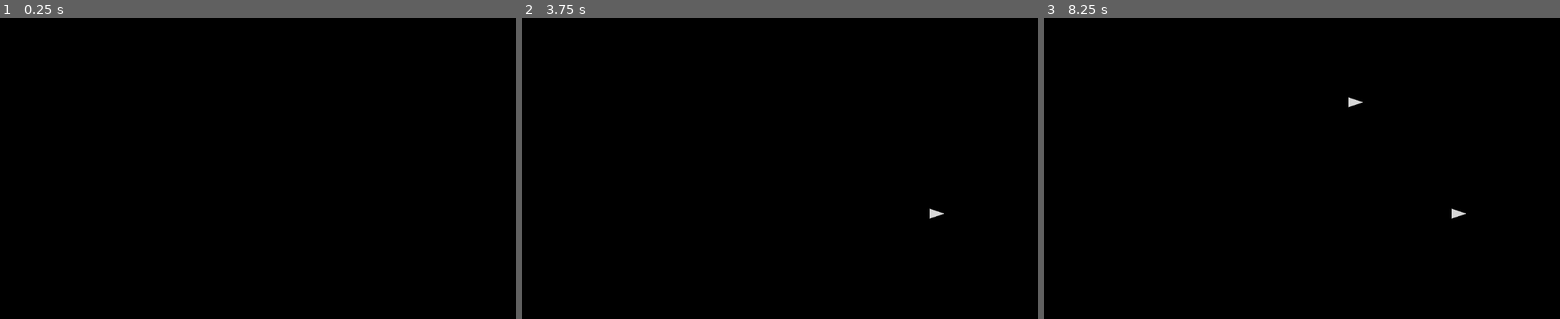
Above: before the commit, frames 1-3 (left to right).
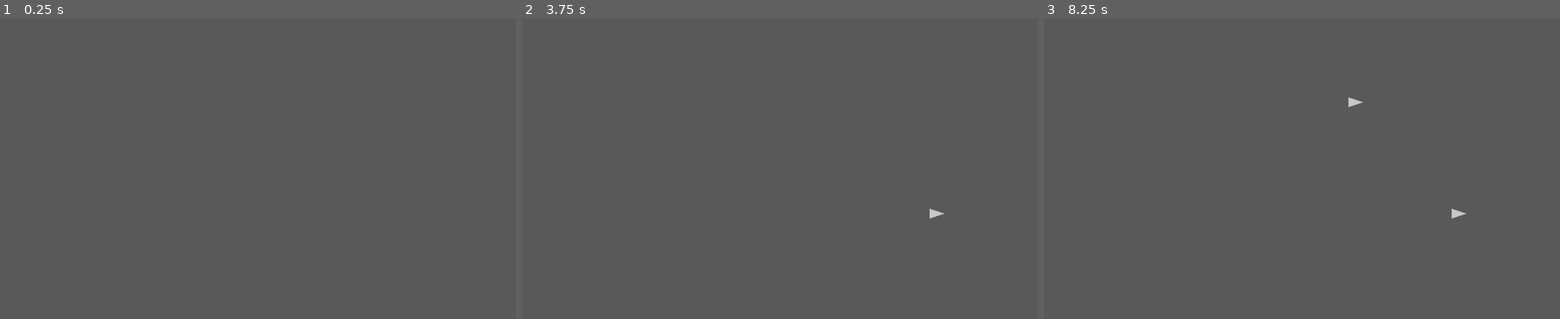
Above: after the commit, the same moments.

Repository: battw/does-compute-2
Game: Godot game, scene res://Main.tscn
Two runs of this game, one before a commit and one after it. Both use one fixed random seed, a clock stepped at 60 frames per second and the inputs below.
Inputs (mouse positions are in pixels of both pictures, inside the frame that each line leads up to):
- Up to frame 1 (0.25 s): no input
- Up to frame 2 (3.75 s): tap Enter at 0.5, 2, 3.5 s; move the mouse to (893, 153) at 0.52 s; hold Right mouse button (change_mode) 0.53-1.28 s; click (893, 153) at 0.67 s; tap Space at 1.25, 2.75 s; move the mouse to (676, 183) at 1.27 s; click (676, 183) at 1.35 s; move the mouse to (831, 102) at 2.02 s; hold Right mouse button (change_mode) 2.03-2.78 s; click (831, 102) at 2.17 s; move the mouse to (754, 228) at 2.77 s; click (754, 228) at 2.85 s; move the mouse to (934, 213) at 3.52 s; hold Right mouse button (change_mode) from 3.53 s (still down); click (934, 213) at 3.67 s
- Up to frame 3 (8.25 s): tap Space at 4.25 s; move the mouse to (1456, 213) at 4.27 s; release Right mouse button (change_mode) at 4.28 s; click (1456, 213) at 4.35 s; hold Right mouse button (change_mode) 5.03-5.78 s; click (1456, 213) at 5.17 s; move the mouse to (1224, 93) at 5.77 s; click (1224, 93) at 5.85 s; move the mouse to (1415, 153) at 6.52 s; hold Right mouse button (change_mode) 6.53-7.28 s; click (1415, 153) at 6.67 s; move the mouse to (1198, 183) at 7.27 s; click (1198, 183) at 7.35 s; move the mouse to (1353, 102) at 8.02 s; hold Right mouse button (change_mode) from 8.03 s (still down); click (1353, 102) at 8.17 s

The runs differ from the first frame. In frame 1, 100% of the frame differs, in the area x 0-100%, y 0-100%; in frame 2, 100%; in frame 3, 100%.

Commit message:
It works

Diff:
--- a/Arrow.gd
+++ b/Arrow.gd
@@ -1,11 +1,19 @@
 extends Node2D
 
 onready var dot = preload("res://Dot.tscn")
-var inv = false
+var inv = false setget set_inv, get_inv
 var hit = false # the Arrow has been hit by a Dot since the last tick
-var main
+var other_color = Color(30,30,30) # swaps between this and the main color when arrows are inverted.
 signal arrow_clicked(arrow)
 
+func get_inv():
+	return inv
+
+func set_inv(abool):
+	if abool != inv:
+		inv = abool
+		var poly = find_node("Polygon2D")
+		poly.invert_color()
 
 func _ready():
 	add_to_group("Arrows")
@@ -13,29 +21,45 @@
 
 
 func _enter_tree():
-	main = find_parent("Main")
+	var main = find_parent("Main")
 	if main != null:
 		connect("arrow_clicked", main, "on_arrow_clicked")
 
 
 func hit(area2d):
+	""" Called by signal from the arrows Area2d """
 	var d = area2d.find_parent("*Dot*")
-	if d != null and d.arrow != self:
-		hit = true
+	if d != null and !d.from_arrows.has(self):
+		var neighbours = get_contiguous_neighbours()
+		for n in neighbours:
+			n.hit = true
 		d.queue_free()
+
+func get_contiguous_neighbours(visited=[self]):
+	""" returns an array of all arrows which form a contiguous area which includes this arrow.
+	An argument shouldn't be given, it is used for recursive calls by this function. """
+	var area = find_node("*Area2D*")
+	var neighbours = area.get_overlapping_areas()
+	for n in neighbours:
+		var arrow = n.find_parent("*Arrow*")
+		if arrow != null and !visited.has(arrow):
+			visited.append(arrow)
+			visited = arrow.get_contiguous_neighbours(visited)
+
+	return visited
 
 
 func tick():
 	if (hit and !inv) or (inv and !hit):
 		emit()
-	hit = false
+	self.hit = false
 
 
 func emit():
 	var d = dot.instance()
 	d.direction = Vector2.RIGHT.rotated(transform.get_rotation())
 	d.position = position
-	d.arrow = self
+	d.from_arrows = get_contiguous_neighbours()
 	get_tree().get_root().add_child(d)
 
 
@@ -44,4 +68,4 @@
 		emit_signal("arrow_clicked", self)
 
 func invert():
-	inv = !inv
+	self.inv = !inv
--- a/Arrow.tscn
+++ b/Arrow.tscn
@@ -1,16 +1,22 @@
-[gd_scene load_steps=3 format=2]
+[gd_scene load_steps=4 format=2]
 
 [ext_resource path="res://Arrow.gd" type="Script" id=1]
+[ext_resource path="res://Polygon2D.gd" type="Script" id=2]
 
 [sub_resource type="ConvexPolygonShape2D" id=1]
 
 [node name="Arrow" type="Node2D"]
 position = Vector2( 36.0995, 29.6289 )
 script = ExtResource( 1 )
+__meta__ = {
+"_edit_group_": true
+}
 
 [node name="Polygon2D" type="Polygon2D" parent="."]
-color = Color( 0.843137, 0.843137, 0.843137, 1 )
+color = Color( 0.784314, 0.784314, 0.784314, 1 )
 polygon = PoolVector2Array( -10, 10, -10, -10, 20, 0 )
+script = ExtResource( 2 )
+other_color = Color( 0.196078, 0.196078, 0.196078, 1 )
 
 [node name="ColorTimer" type="Timer" parent="."]
 autostart = true
@@ -18,6 +24,7 @@
 [node name="Area2D" type="Area2D" parent="."]
 gravity = 0.0
 collision_layer = 2
+collision_mask = 3
 __meta__ = {
 "_edit_group_": true,
 "_edit_lock_": true
--- a/Dot.gd
+++ b/Dot.gd
@@ -2,7 +2,7 @@
 
 export var speed = 10.0
 var direction
-var arrow # the arrow which spawned this dot
+var from_arrows # an array containing the group of arrows which spawned this dot
 
 
 func _ready():
--- a/Dot.tscn
+++ b/Dot.tscn
@@ -14,7 +14,7 @@
 speed = 100.0
 
 [node name="Circle" type="Polygon2D" parent="."]
-color = Color( 0.537255, 0.0823529, 0.0823529, 1 )
+color = Color( 0.878431, 0.247059, 0.247059, 1 )
 script = ExtResource( 2 )
 radius = 7
 
--- a/Main.gd
+++ b/Main.gd
@@ -7,8 +7,8 @@
 var mode_names = ["ADD", "INVERT", "DELETE"]
 var input_mode = ADD
 
-func _ready():
-	VisualServer.set_default_clear_color(Color(0, 0, 0))
+#func _ready():
+#	VisualServer.set_default_clear_color(Color(0, 0, 0))
 
 
 func _input(event: InputEvent):
--- /dev/null
+++ b/Polygon2D.gd
@@ -0,0 +1,8 @@
+extends Polygon2D
+
+export var other_color: Color
+
+func invert_color():
+	var tmp_color = color
+	color = other_color
+	other_color = tmp_color
--- a/project.godot
+++ b/project.godot
@@ -97,4 +97,5 @@
 
 [rendering]
 
+environment/default_clear_color=Color( 0.352941, 0.352941, 0.352941, 1 )
 environment/default_environment="res://default_env.tres"
Not shown, changed: .gitignore
